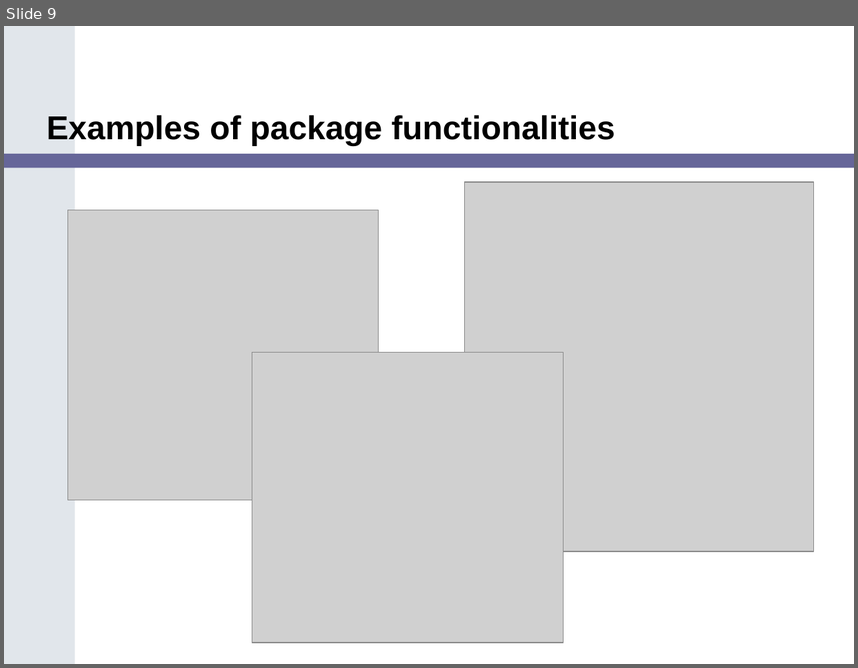
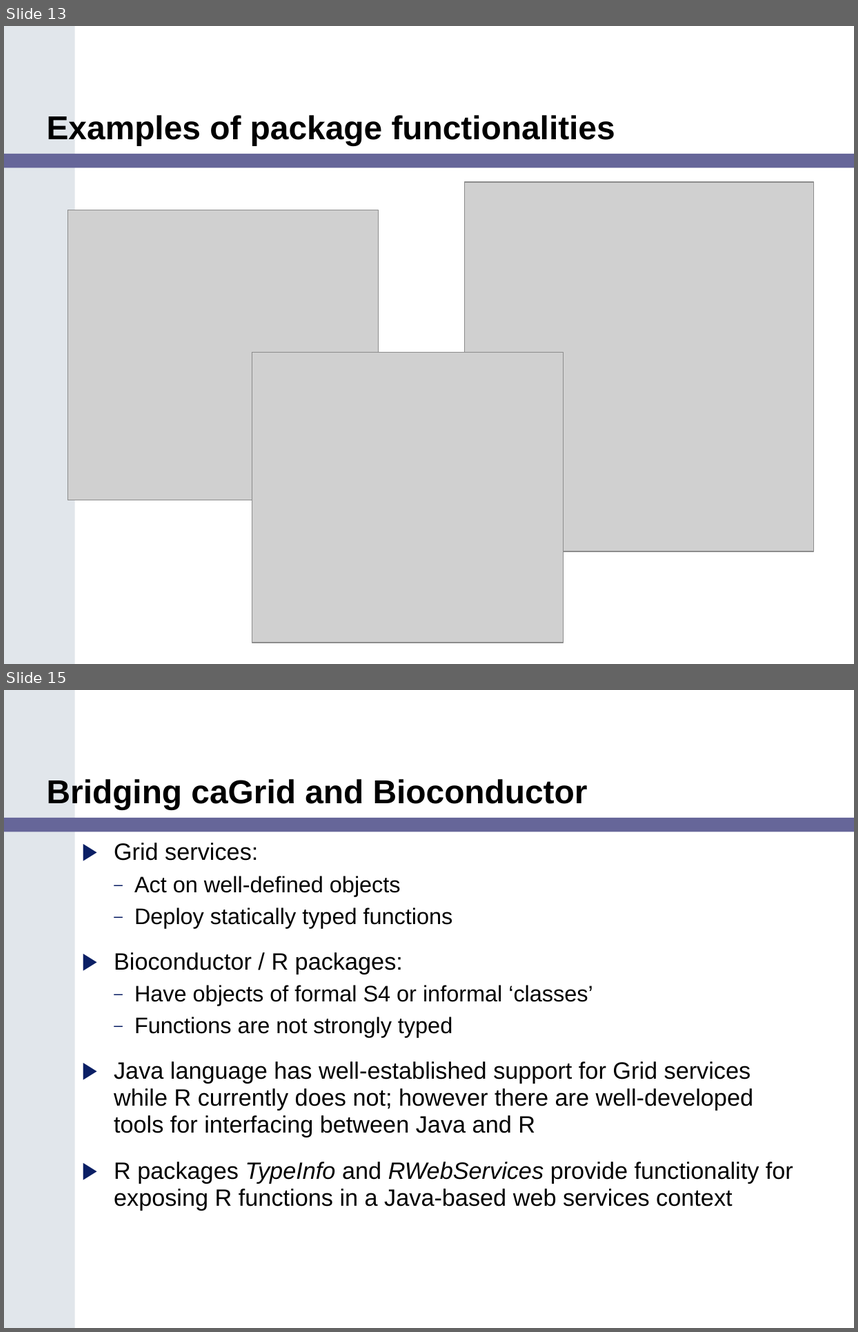
Before and after one commit to NCIP/bioconductor, a slide deck: bioconductor/Adopter_Northwestern/Task 2.11.2_Final Training Modules/caBIG_Bioconductor_Training_Module.ppt. Shown one above the other, each under a label of ours: slide 9 before the commit, slides 13 and 15 after it; the slides between them are not shown. The pictures are 858x668 and 858x1332 pixels, drawn with LibreOffice and Linux fonts; fonts in the diff are those of the drawing; grey boxes stand for pictures. Boxes give left, top, right and bottom in pixels: in the first picture for what was removed or moved away, otherwise in the second. Text is boxed around its words. In the diff, an @@ line names an element or a change of style, - is before the commit and + after.

```diff
--- a/bioconductor/Adopter_Northwestern/Task 2.11.2_Final Training Modules/caBIG_Bioconductor_Training_Module.ppt
+++ b/bioconductor/Adopter_Northwestern/Task 2.11.2_Final Training Modules/caBIG_Bioconductor_Training_Module.ppt
@@ slide 15 added at box(4, 690, 854, 1328), background #FFFFFF; not listed: 3 template elements that a slide beside it also shows @@
@@ title added at box(47, 779, 588, 809), 28 pt, text #000000, bold @@
+Bridging caGrid and Bioconductor
@@ text added at box(114, 842, 793, 1210), 20 pt, text #000000 @@
+▶ Grid services:
+  – Act on well-defined objects
+  – Deploy statically typed functions
+▶ Bioconductor / R packages:
+  – Have objects of formal S4 or informal ‘classes’
+  – Functions are not strongly typed
+▶ Java language has well-established support for Grid services while R currently does not; however there are well-developed tools for interfacing between Java and R
+▶ R packages TypeInfo and RWebServices provide functionality for exposing R functions in a Java-based web services context
@@ what was slide 9 is now slide 13 @@
```
Also in this commit, not shown: 14 slides changed, 12 other slides added, 2 slides removed, 1 other file.
